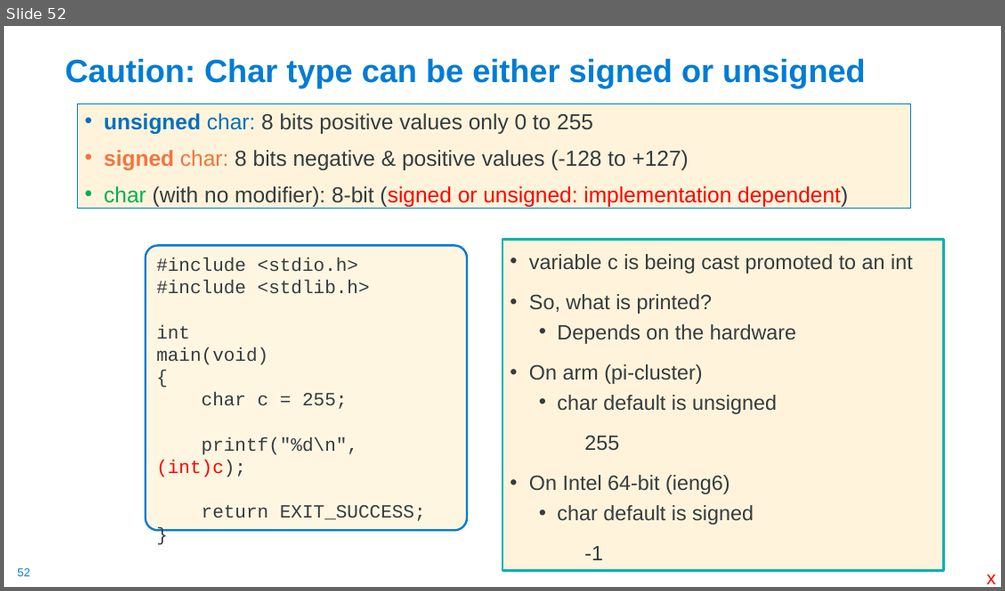
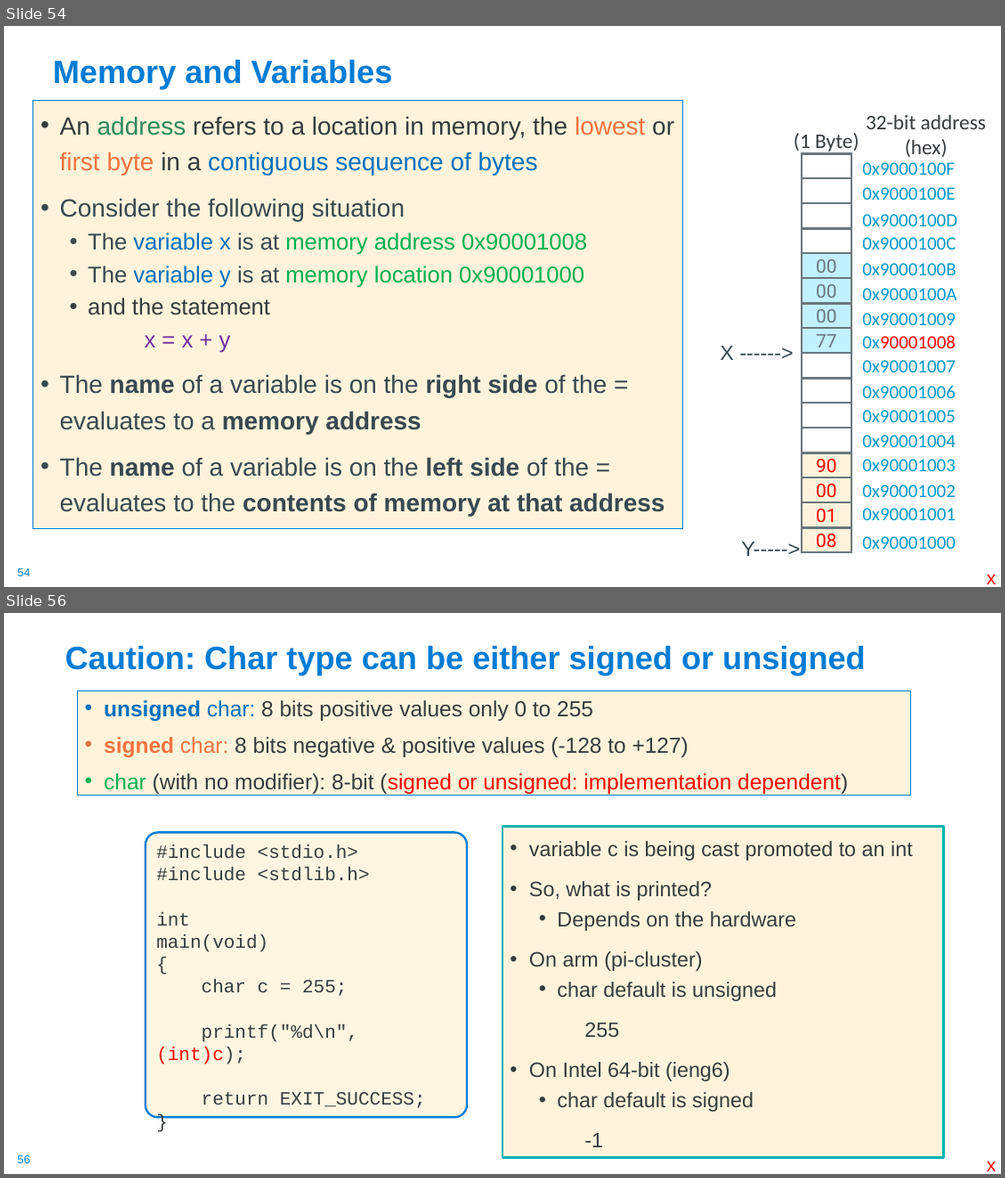
Before and after one commit to cse30-sp24/Muller-Slides, a slide deck: 01-C-Part1.pptx. Shown one above the other, each under a label of ours: slide 52 before the commit, slides 54 and 56 after it; the slides between them are not shown. The pictures are 1005x591 and 1005x1178 pixels, drawn with LibreOffice and Linux fonts; fonts in the diff are those of the drawing. Boxes give left, top, right and bottom in pixels: in the first picture for what was removed or moved away, otherwise in the second. Text is boxed around its words. In the diff, an @@ line names an element or a change of style, - is before the commit and + after.

```diff
--- a/01-C-Part1.pptx
+++ b/01-C-Part1.pptx
@@ slide 54 added at <box>4,26,1001,587</box>, background #FFFFFF; not listed: 1 template element that a slide beside it also shows @@
@@ title added at <box>53,59,393,89</box>, 31 pt, text #007CD5, bold @@
+Memory and Variables
@@ text added at <box>33,100,683,529</box>, fill #FFF4DB, outline #007CD5 0.75 pt, 24 pt, text #384851 @@
+• An address refers to a location in memory, the lowest or first byte in a contiguous sequence of bytes
+• Consider the following situation
+  • The variable x is at memory address 0x90001008
+  • The variable y is at memory location 0x90001000
+  • and the statement
+  x = x + y
+• The name of a variable is on the right side of the = evaluates to a memory address
+• The name of a variable is on the left side of the = evaluates to the contents of memory at that address
@@ group added at <box>793,114,986,553</box>: 18 texts, 16 rectangles @@
+00
+00
+00
+77
+(1 Byte)
+90
+00
+01
+08
+0x90001000
+0x90001001
+0x90001002
+0x90001003
+0x90001004
+0x90001005
+0x90001006
+0x90001007
+0x90001008
+0x90001009
+0x9000100A
+0x9000100B
+0x9000100C
+0x9000100D
+0x9000100E
+0x9000100F
+32-bit address
+(hex)
@@ text added at <box>720,346,734,360</box>, 20 pt, text #384851 @@
+X ------>
@@ text added at <box>741,541,800,556</box>, 20 pt, text #384851 @@
+Y----->
@@ text added at <box>987,574,995,584</box>, 18 pt, text #FF0000 @@
+x
@@ what was slide 52 is now slide 56 @@
@@ page number at <box>17,1155,30,1163</box>: text changed @@
-52
+56
```
Also in this commit, not shown: 8 slides changed, 3 other slides added, 1 other file.
